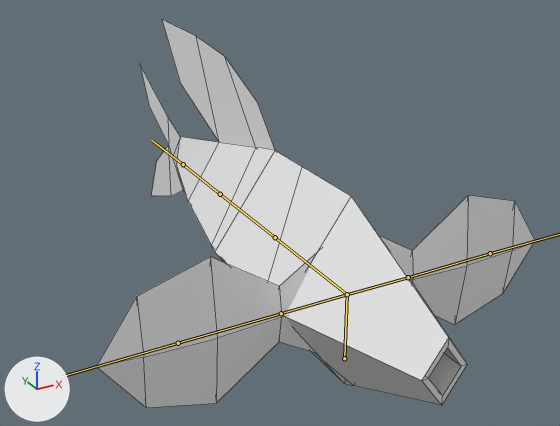
Before and after pictures for a commit that changed the FBX model game/goldfishV3.2.fbx.
Both versions are drawn from a camera (50 mm lens) standing at (-5.12, -8.45, 5.13) and looking at (0.45, 1.67, 0.06). Lighting does not change. The marker at lower left points along +X, +Y and +Z. The bones that bend it are drawn over the model as lines. Mesh edges are drawn as thin lines.

Objects in the first picture: 'goldfish'.
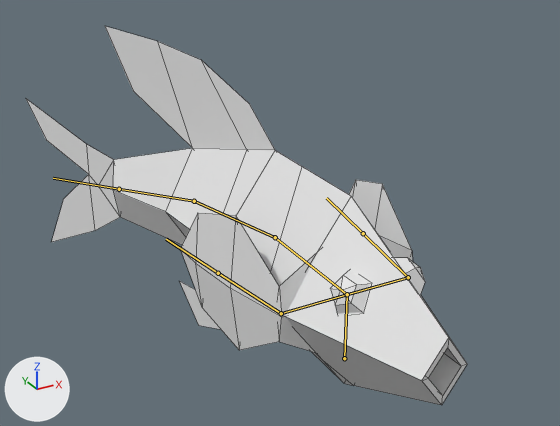
The newer file adds an action. The first version stands in its rest pose; the second is drawn at frame 1 of the action 'Armature|Boost'.

Changed parts and their boxes (x1, y1, x2, y2) in the pictures (560 x 426 px):
'goldfish', posed: before (96, 20, 535, 408); after (26, 26, 467, 405)
bone 'back.002', root to tip: before (275, 237) to (220, 194); after (275, 237) to (194, 201)
bone 'back.003', root to tip: before (220, 194) to (183, 164); after (194, 201) to (119, 189)
bone 'left.002', root to tip: before (408, 277) to (490, 253); after (408, 277) to (363, 233)
bone 'right.002', root to tip: before (281, 313) to (178, 343); after (281, 313) to (218, 273)

The change, as a list of edits to the scene's bpy script:
```text
Change bone_back_002:
    where bone_back_002 = bpy.data.objects['Armature'].pose.bones['back.002']  # child of 'back.001'
    bone_back_002.rotation_quaternion: (1.0, 0.0, 0.0, 0.0) -> (0.991, 0.0, 0.0, 0.131)  # degrees (0, 0, 0) -> degrees (0, 0, 15)
Change bone_back_003:
    where bone_back_003 = bpy.data.objects['Armature'].pose.bones['back.003']  # child of 'back.002'
    bone_back_003.rotation_quaternion: (1.0, 0.0, 0.0, 0.0) -> (0.991, -0.04, 0.017, 0.13)  # degrees (0, 0, 0) -> degrees (-4, 2, 15)
Change bone_left_002:
    where bone_left_002 = bpy.data.objects['Armature'].pose.bones['left.002']  # child of 'left.001'
    bone_left_002.rotation_quaternion: (1.0, 0.0, 0.0, 0.0) -> (0.766, 0.0, 0.0, 0.643)  # degrees (0, 0, 0) -> degrees (0, 0, 80)
Change bone_right_002:
    where bone_right_002 = bpy.data.objects['Armature'].pose.bones['right.002']  # child of 'right.001'
    bone_right_002.rotation_quaternion: (1.0, 0.0, 0.0, 0.0) -> (0.766, 0.0, 0.0, -0.643)  # degrees (0, 0, 0) -> degrees (0, 0, -80)
```
